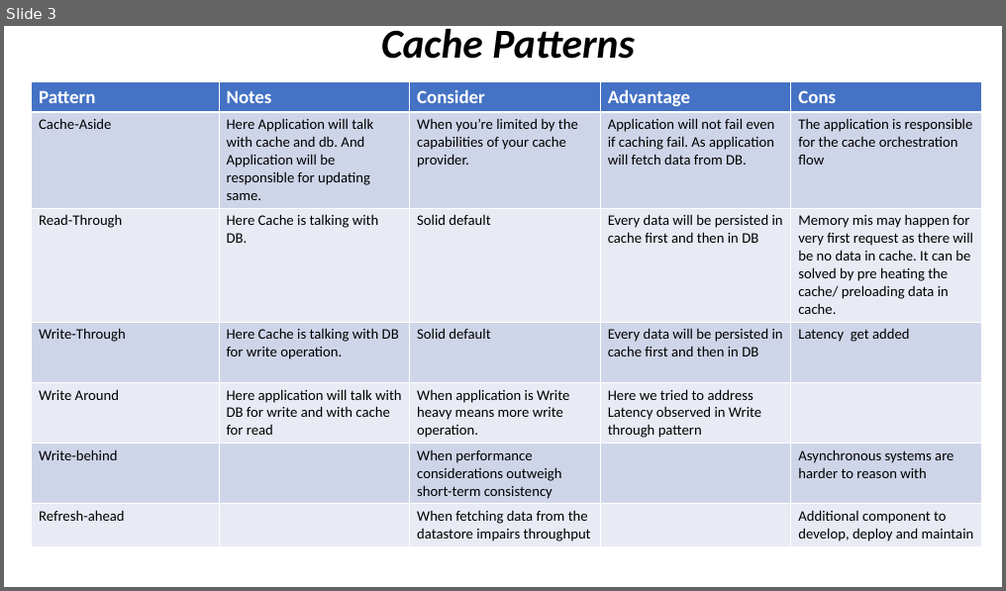
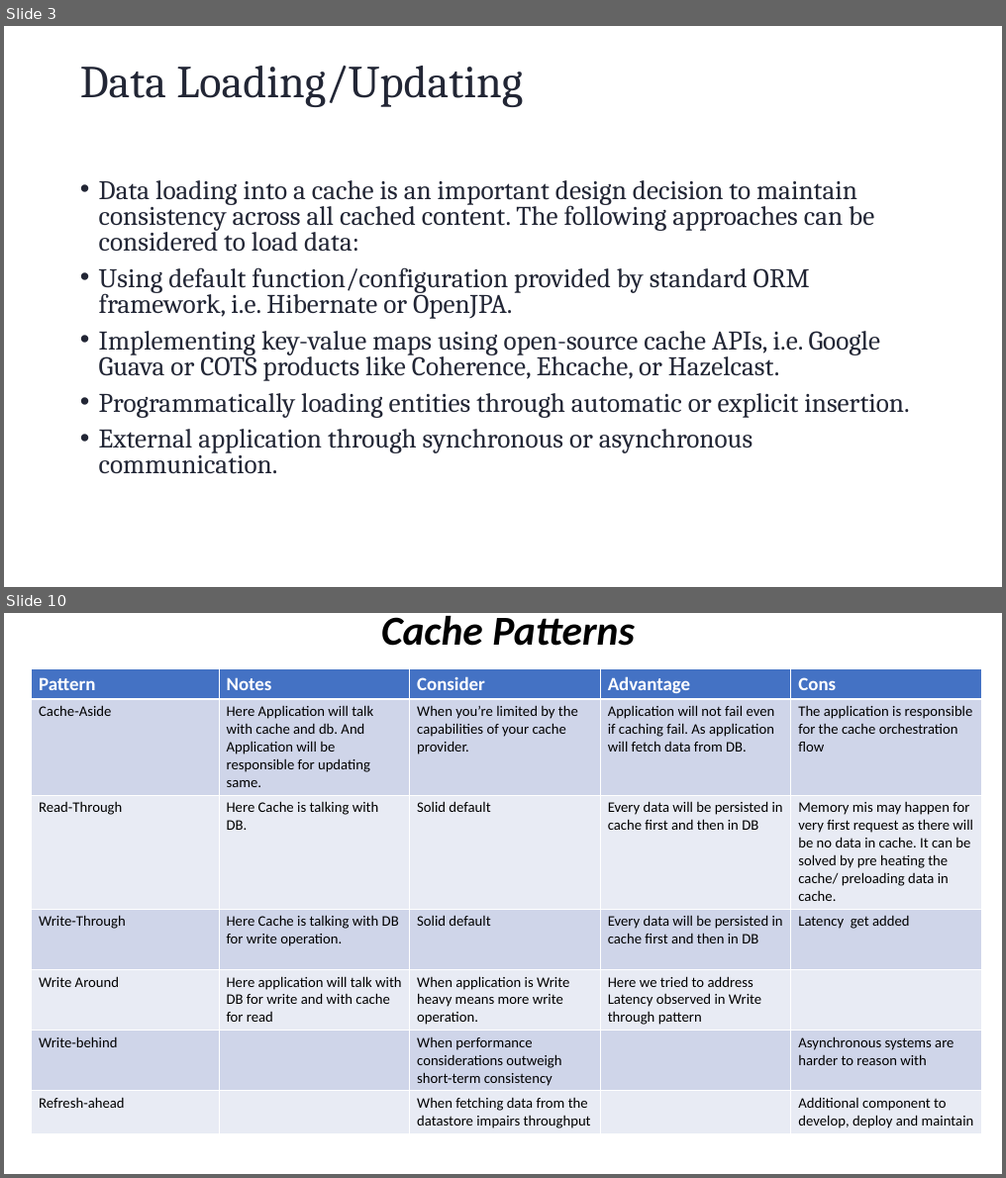
Before and after one commit to bhogemukesh/Documents, a slide deck: Caching_Patterns.pptx. Shown one above the other, each under a label of ours: slide 3 before the commit, slides 3 and 10 after it; the slides between them are not shown. The pictures are 1006x591 and 1006x1178 pixels, drawn with LibreOffice and Linux fonts; fonts in the diff are those of the drawing. Boxes give left, top, right and bottom in pixels: in the first picture for what was removed or moved away, otherwise in the second. Text is boxed around its words. In the diff, an @@ line names an element or a change of style, - is before the commit and + after.

```diff
--- a/Caching_Patterns.pptx
+++ b/Caching_Patterns.pptx
@@ slide 3 added at (x1=4, y1=26, x2=1002, y2=587), background #FFFFFF @@
@@ title added at (x1=80, y1=66, x2=523, y2=107), 44 pt, text #222635 @@
+Data Loading/Updating
@@ text added at (x1=99, y1=180, x2=909, y2=474), 25.9 pt, text #222635 @@
+• Data loading into a cache is an important design decision to maintain consistency across all cached content. The following approaches can be considered to load data:
+• Using default function/configuration provided by standard ORM framework, i.e. Hibernate or OpenJPA.
+• Implementing key-value maps using open-source cache APIs, i.e. Google Guava or COTS products like Coherence, Ehcache, or Hazelcast.
+• Programmatically loading entities through automatic or explicit insertion.
+• External application through synchronous or asynchronous communication.
@@ what was slide 3 is now slide 10 @@
```
Also in this commit, not shown: 9 other slides added, 2 slides removed.
